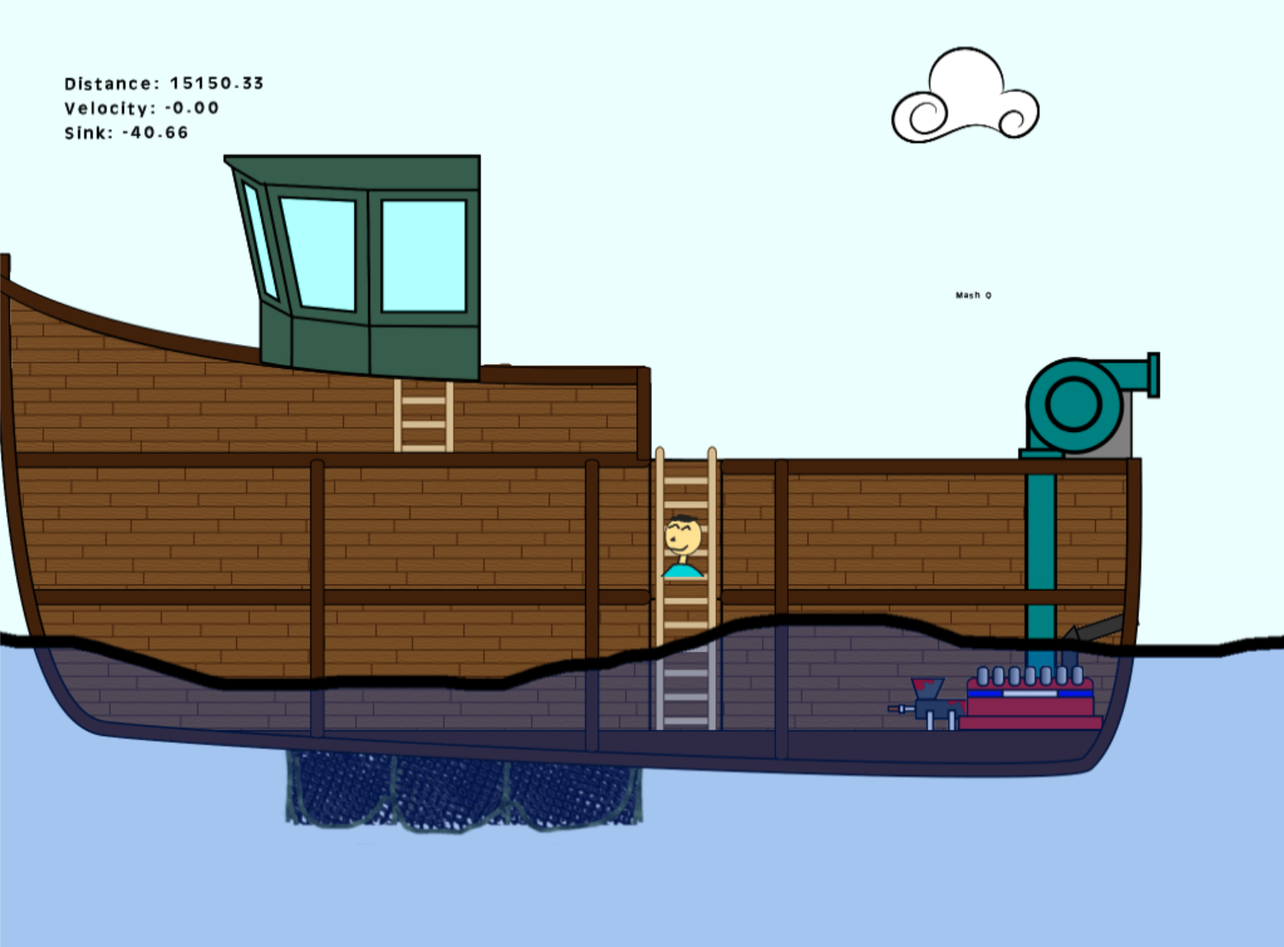
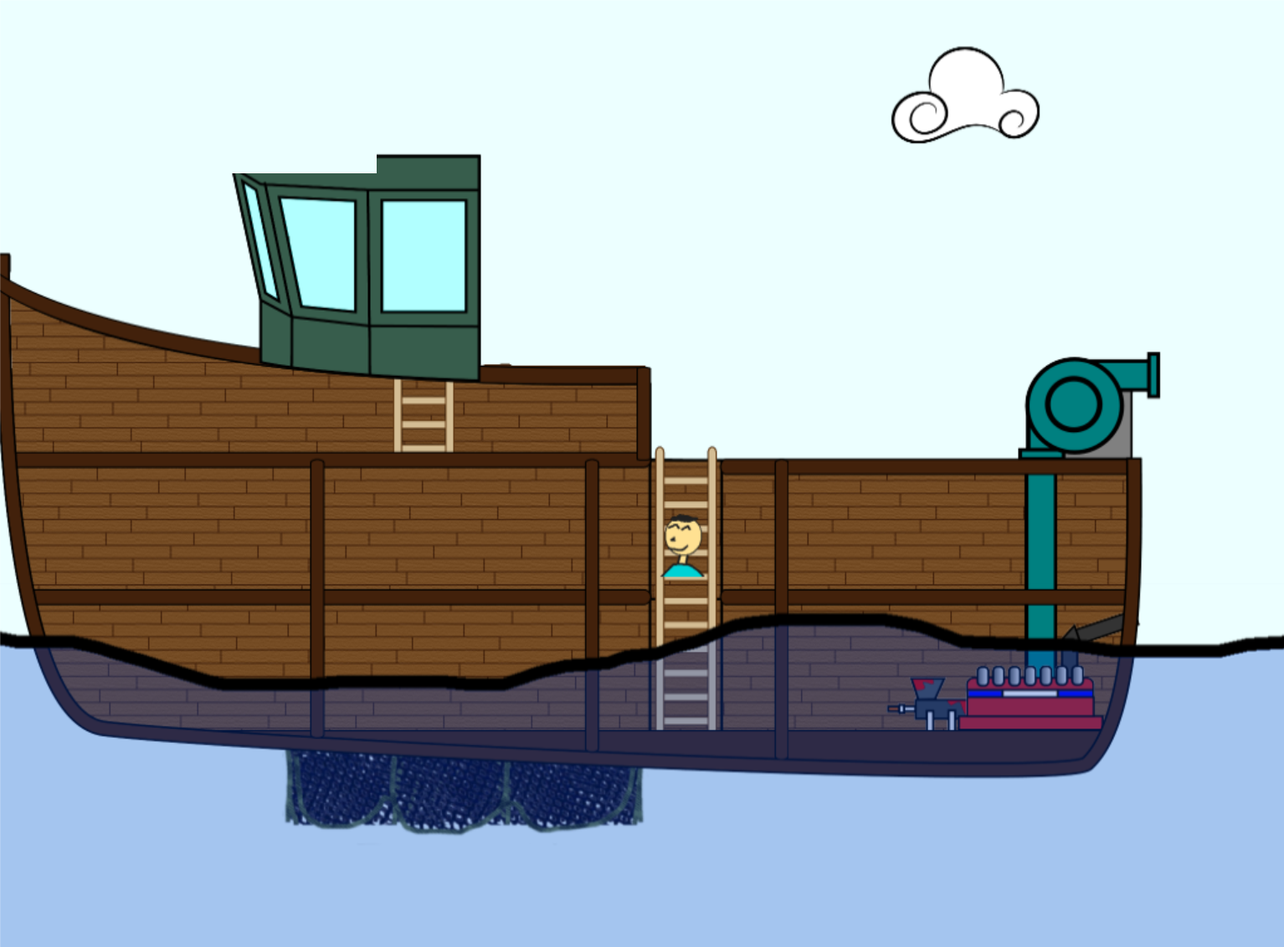
Layered file, before and after one edit (1284×947). Changes by layer:
renamed "Pasted Layer" to "game_screen_shot_level_two.png", painted on it over (x1=63, y1=75, x2=993, y2=300)
